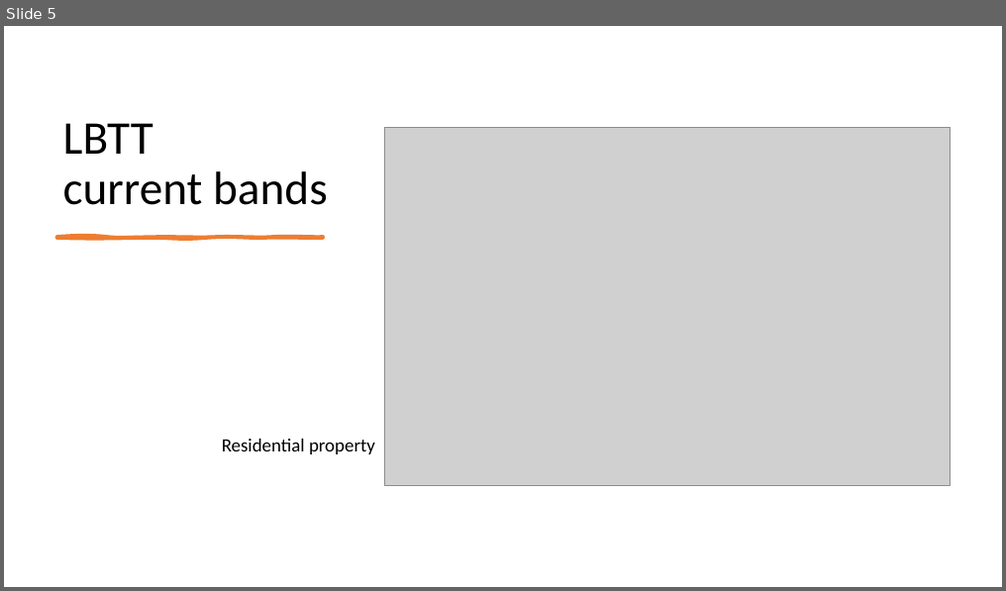
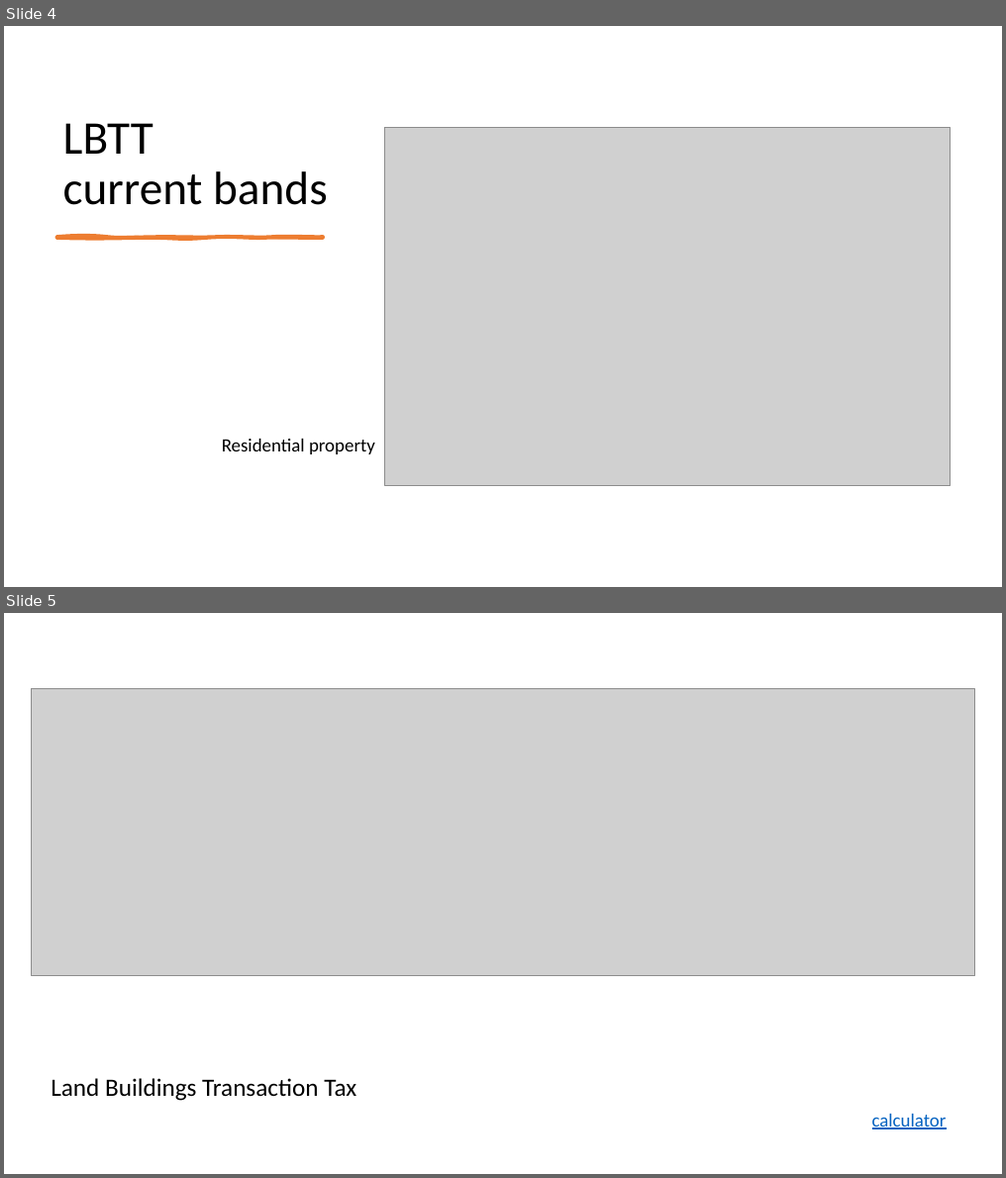
Before and after one commit to ksenia-5/tax_calculator, a slide deck: presentation/Presentation1.pptx. Shown one above the other, each under a label of ours: slide 5 before the commit, slides 4 and 5 after it. The pictures are 1006x591 and 1006x1178 pixels, drawn with LibreOffice and Linux fonts; fonts in the diff are those of the drawing; grey boxes stand for pictures. Boxes give left, top, right and bottom in pixels: in the first picture for what was removed or moved away, otherwise in the second. Text is boxed around its words. In the diff, an @@ line names an element or a change of style, - is before the commit and + after.

```diff
--- a/presentation/Presentation1.pptx
+++ b/presentation/Presentation1.pptx
@@ slide 5 added at [4, 613, 1002, 1174], background #FFFFFF @@
@@ picture added at [31, 688, 975, 976] @@
@@ title added at [51, 1078, 356, 1101], 24 pt, text #000000 @@
+Land Buildings Transaction Tax
@@ text added at [872, 1114, 946, 1130], 18 pt, text #0563C1, underline @@
+calculator
@@ what was slide 5 is now slide 4 @@
```
Also in this commit, not shown: 2 other files.
